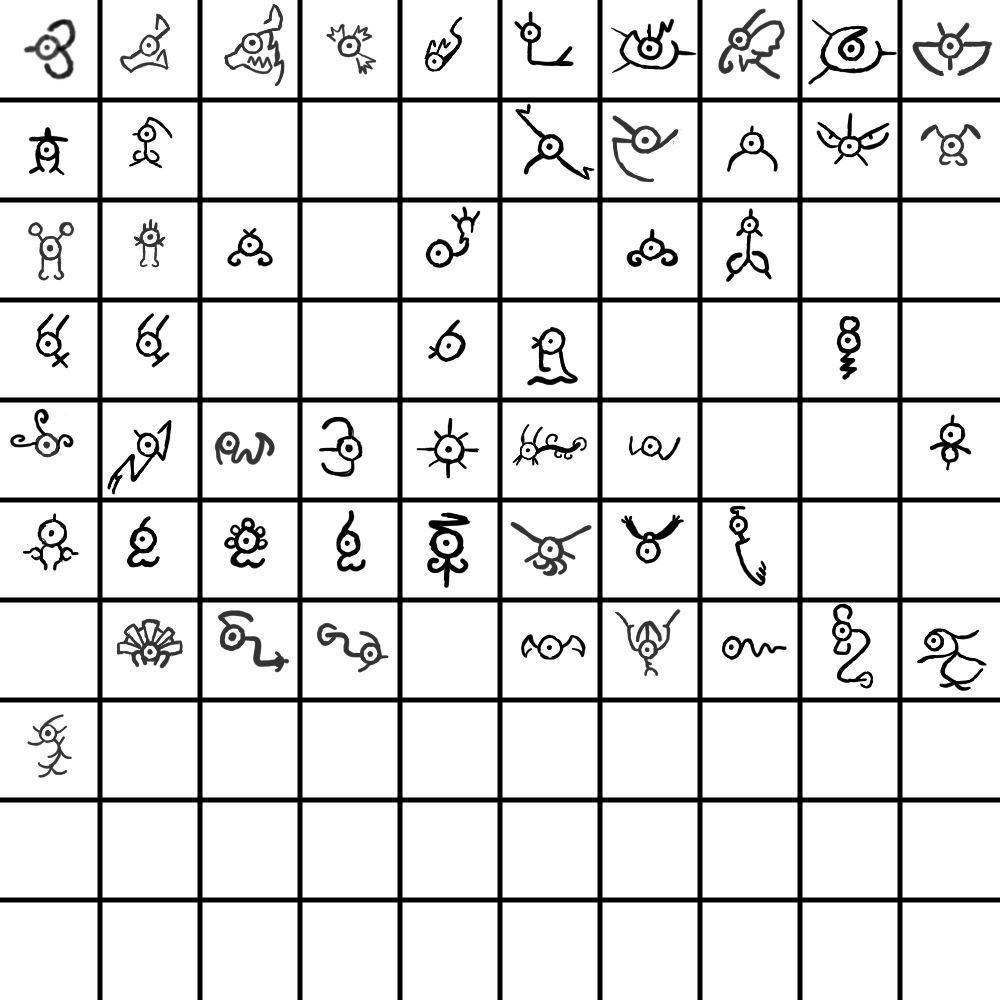
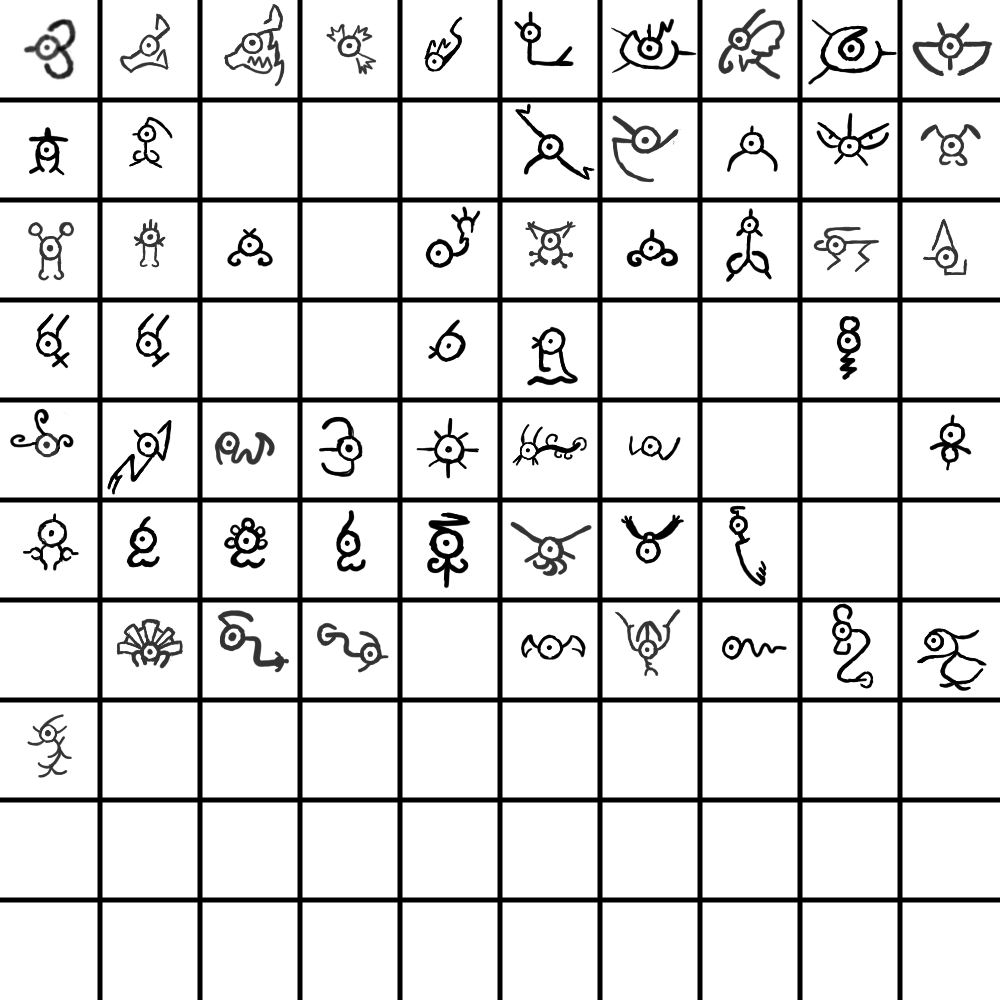
Comparing the layer stacks of the two 1000×1000 images. Changes:
painted on "Paint Layer 1" over [525, 218, 968, 276]
